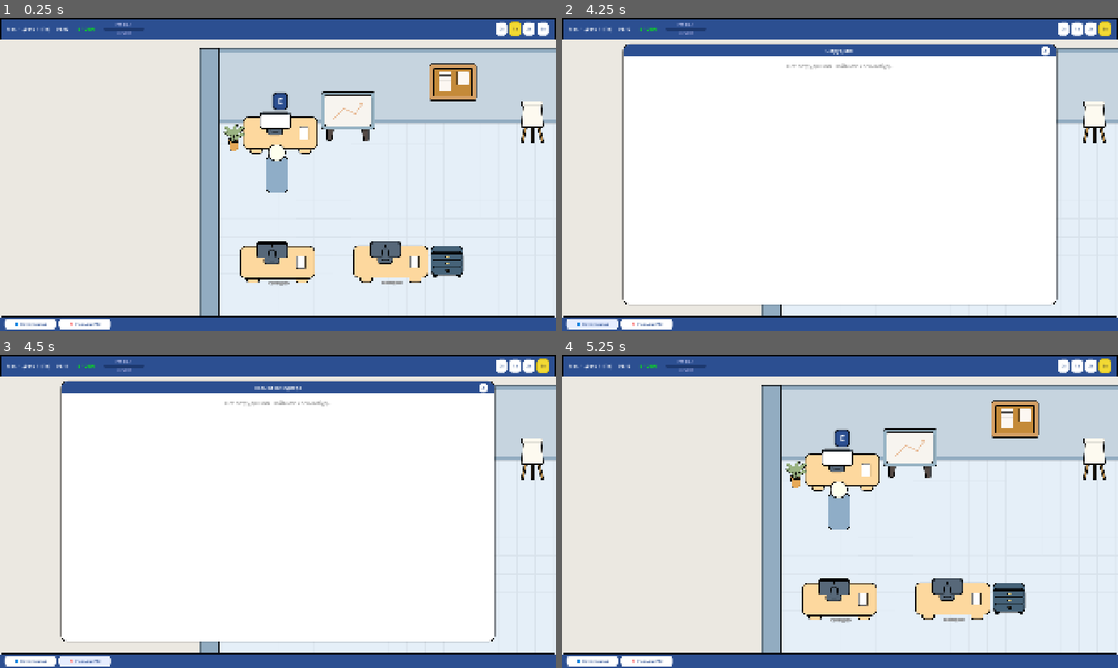
Above: before the commit, frames 1-4 (two rows, left to right).
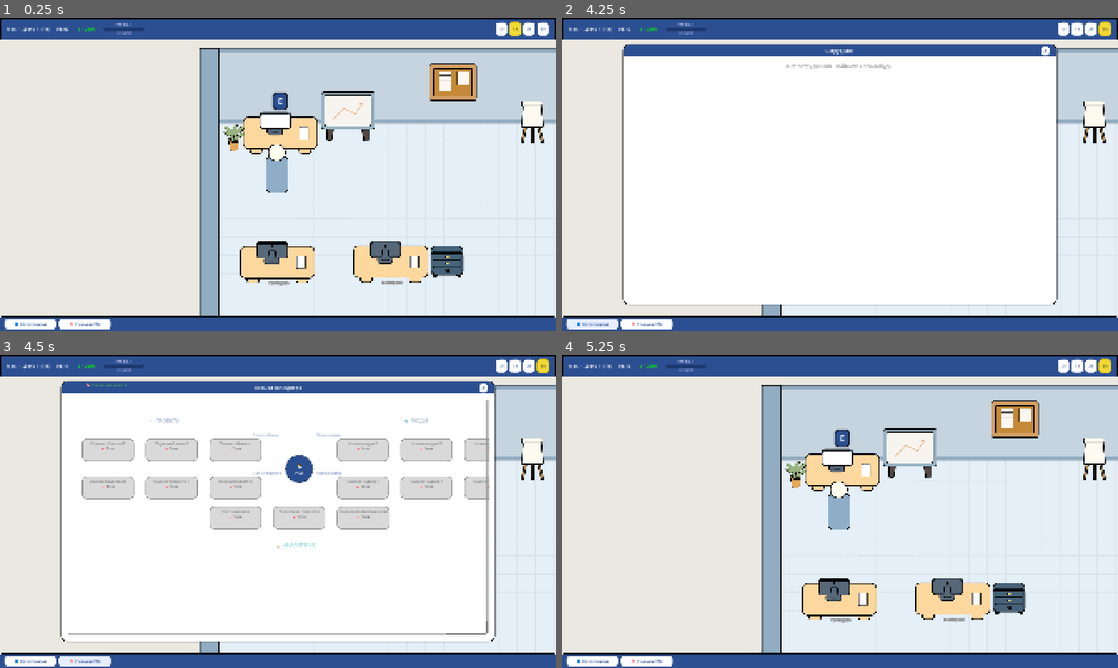
Above: after the commit, the same moments.

Repository: Esca69/project-manager-sim
Game: Godot game, scene res://Scenes/office.tscn
Same seed, same stepped clock (60 frames per second), same inputs: the game is played once before the commit and once after it. This scene is started directly instead of the project's main scene. Sound files missing from this copy of the repository are replaced by a short silence.
Inputs:
- Up to frame 1 (0.25 s): no input
- Up to frame 2 (4.25 s): click "0х" at 0.5 s; click "1х" at 1.25 s; click "2х" at 2 s; click "5х" at 2.75 s; click "👥 Сотрудники" at 3.5 s
- Up to frame 3 (4.5 s): click "🧠 Навыки PM" at 4.25 s
- Up to frame 4 (5.25 s): click "X" at 5 s

Frames 1-2 are identical in both runs. In frame 3, 11% of the frame differs, in the area x 11-88%, y 9-90%; in frame 4, nothing differs.
Error before the commit: Parse Error: Class "ProjectData" hides a global script class. (res://Scripts/pm_data.gd:2)

Commit message:
Add PM XP/skill tree and make UI init robust
Major refactor: replace pm_data Resource with a Node that implements PM progression and skills (XP, thresholds, skill points, SKILL_TREE constant, unlock logic, signals xp_changed and skill_unlocked). Adds level/progress helpers, blurred-value helpers for UI (work/budget/skill visibility), and convenience getters for skill effects.

Update pm_skill_tree to initialize safely: deferred init until PMData is ready, safer signal connections, null checks, _initialized guard, improved rebuild/open flow, tooltip/button safety, and various minor UI/layout cleanups. Also a tiny project.godot ordering tweak.

Diff:
--- a/Scripts/pm_data.gd
+++ b/Scripts/pm_data.gd
@@ -1,33 +1,299 @@
-extends Resource
-class_name ProjectData
-
-@export var title: String = "Проект"
-
-# --- КАТЕГОРИЯ ---
-@export var category: String = "simple"
-
-# --- ВРЕМЯ ---
-@export var created_at_day: int = 1
-@export var deadline_day: int = 0
-@export var soft_deadline_day: int = 0
-@export var start_global_time: float = 0.0
-var elapsed_days: float = 0.0
-
-# --- СТРУКТУРА ЭТАПОВ ---
-@export var stages: Array = []
-
-# --- ФИНАНСЫ ---
-@export var budget: int = 5000
-
-@export var soft_deadline_penalty_percent: int = 10
-
-enum State { DRAFTING, IN_PROGRESS, FINISHED, FAILED }
-var state = State.DRAFTING
-
-func get_final_payout(finish_day: int) -> int:
-	if finish_day >= deadline_day:
-		return 0
-	if finish_day >= soft_deadline_day:
-		var penalty = int(budget * soft_deadline_penalty_percent / 100.0)
-		return budget - penalty
-	return budget
+extends Node
+
+# === ОПЫТ ===
+var xp: int = 0
+var skill_points: int = 0
+
+signal xp_changed(new_xp: int, new_skill_points: int)
+signal skill_unlocked(skill_id: String)
+
+# === ПОРОГИ XP ДЛЯ ПОЛУЧЕНИЯ ОЧКОВ ===
+const XP_THRESHOLDS = [
+	50, 120, 200, 300, 420, 560, 720, 900, 1100, 1320,
+	1560, 1820, 2100, 2400, 2720, 3060, 3420, 3800, 4200, 4620,
+]
+
+var _last_threshold_index: int = -1
+
+# === ОПРЕДЕЛЕНИЕ НАВЫКОВ ===
+const SKILL_TREE = {
+	# === ВЛЕВО: ПРОЕКТЫ ===
+	"estimate_work_1": {
+		"name": "Оценка объёма I",
+		"description": "Объём работ по проекту показан как вилка ±25% вместо ±40%",
+		"cost": 1,
+		"prerequisite": "",
+		"direction": "projects_left",
+		"branch": "estimate_work",
+		"branch_order": 0,
+	},
+	"estimate_work_2": {
+		"name": "Оценка объёма II",
+		"description": "Объём работ по проекту показан как вилка ±10%",
+		"cost": 1,
+		"prerequisite": "estimate_work_1",
+		"direction": "projects_left",
+		"branch": "estimate_work",
+		"branch_order": 1,
+	},
+	"estimate_work_3": {
+		"name": "Оценка объёма III",
+		"description": "Вы видите точный объём работ по каждому этапу",
+		"cost": 2,
+		"prerequisite": "estimate_work_2",
+		"direction": "projects_left",
+		"branch": "estimate_work",
+		"branch_order": 2,
+	},
+	"estimate_budget_1": {
+		"name": "Оценка бюджета I",
+		"description": "Бюджет проекта показан как вилка ±20% вместо ±35%",
+		"cost": 1,
+		"prerequisite": "",
+		"direction": "projects_left",
+		"branch": "estimate_budget",
+		"branch_order": 0,
+	},
+	"estimate_budget_2": {
+		"name": "Оценка бюджета II",
+		"description": "Бюджет проекта показан как вилка ±8%",
+		"cost": 1,
+		"prerequisite": "estimate_budget_1",
+		"direction": "projects_left",
+		"branch": "estimate_budget",
+		"branch_order": 1,
+	},
+	"estimate_budget_3": {
+		"name": "Оценка бюджета III",
+		"description": "Вы видите точный бюджет проекта",
+		"cost": 2,
+		"prerequisite": "estimate_budget_2",
+		"direction": "projects_left",
+		"branch": "estimate_budget",
+		"branch_order": 2,
+	},
+	# === ВПРАВО: ЛЮДИ ===
+	"read_traits_1": {
+		"name": "Чтение людей I",
+		"description": "При найме вы видите 1 трейт кандидата",
+		"cost": 1,
+		"prerequisite": "",
+		"direction": "people_right",
+		"branch": "read_traits",
+		"branch_order": 0,
+	},
+	"read_traits_2": {
+		"name": "Чтение людей II",
+		"description": "При найме вы видите 2 трейта кандидата",
+		"cost": 1,
+		"prerequisite": "read_traits_1",
+		"direction": "people_right",
+		"branch": "read_traits",
+		"branch_order": 1,
+	},
+	"read_traits_3": {
+		"name": "Чтение людей III",
+		"description": "Вы видите все трейты кандидата при найме",
+		"cost": 2,
+		"prerequisite": "read_traits_2",
+		"direction": "people_right",
+		"branch": "read_traits",
+		"branch_order": 2,
+	},
+	"read_skills_1": {
+		"name": "Оценка кадров I",
+		"description": "Навыки кандидата показаны как «Низкий / Средний / Высокий»\nвместо полного скрытия",
+		"cost": 1,
+		"prerequisite": "",
+		"direction": "people_right",
+		"branch": "read_skills",
+		"branch_order": 0,
+	},
+	"read_skills_2": {
+		"name": "Оценка кадров II",
+		"description": "Навыки кандидата показаны как диапазон (100–150)",
+		"cost": 1,
+		"prerequisite": "read_skills_1",
+		"direction": "people_right",
+		"branch": "read_skills",
+		"branch_order": 1,
+	},
+	"read_skills_3": {
+		"name": "Оценка кадров III",
+		"description": "Вы видите точные значения навыков кандидата",
+		"cost": 2,
+		"prerequisite": "read_skills_2",
+		"direction": "people_right",
+		"branch": "read_skills",
+		"branch_order": 2,
+	},
+	# === ВНИЗ: АНАЛИТИКА ===
+	"report_expenses": {
+		"name": "Учёт расходов",
+		"description": "В дневном отчёте видна детализация затрат:\nкому выплачена зарплата и сколько",
+		"cost": 1,
+		"prerequisite": "",
+		"direction": "analytics_down",
+		"branch": "report_expenses",
+		"branch_order": 0,
+	},
+	"report_projects": {
+		"name": "Аналитика проектов",
+		"description": "В дневном отчёте видны этапы проектов,\nпроцент прогресса и дни до дедлайнов",
+		"cost": 1,
+		"prerequisite": "",
+		"direction": "analytics_down",
+		"branch": "report_projects",
+		"branch_order": 0,
+	},
+	"report_productivity": {
+		"name": "Оценка продуктивности",
+		"description": "В дневном отчёте видно кто из сотрудников\nсколько часов работал и сколько очков принёс",
+		"cost": 1,
+		"prerequisite": "",
+		"direction": "analytics_down",
+		"branch": "report_productivity",
+		"branch_order": 0,
+	},
+}
+
+# === ИЗУЧЕННЫЕ НАВЫКИ ===
+var unlocked_skills: Array[String] = []
+
+func _ready():
+	pass
+
+# === XP ===
+func add_xp(amount: int):
+	xp += amount
+	while true:
+		var next_index = _last_threshold_index + 1
+		if next_index >= XP_THRESHOLDS.size():
+			break
+		if xp >= XP_THRESHOLDS[next_index]:
+			_last_threshold_index = next_index
+			skill_points += 1
+			print("🎯 PM получил очко навыка! (всего: ", skill_points, ")")
+		else:
+			break
+	emit_signal("xp_changed", xp, skill_points)
+
+# === УРОВЕНЬ ===
+func get_level() -> int:
+	return _last_threshold_index + 2
+
+func get_level_progress() -> Array:
+	var level_index = _last_threshold_index
+	var prev_threshold = 0
+	if level_index >= 0:
+		prev_threshold = XP_THRESHOLDS[level_index]
+	var next_index = level_index + 1
+	if next_index >= XP_THRESHOLDS.size():
+		return [1, 1]
+	var next_threshold = XP_THRESHOLDS[next_index]
+	var current_in_level = xp - prev_threshold
+	var needed_for_level = next_threshold - prev_threshold
+	return [current_in_level, needed_for_level]
+
+# === НАВЫКИ ===
+func can_unlock(skill_id: String) -> bool:
+	if skill_id not in SKILL_TREE:
+		return false
+	if skill_id in unlocked_skills:
+		return false
+	var skill = SKILL_TREE[skill_id]
+	if skill_points < skill["cost"]:
+		return false
+	var prereq = skill["prerequisite"]
+	if prereq != "" and prereq not in unlocked_skills:
+		return false
+	return true
+
+func unlock_skill(skill_id: String) -> bool:
+	if not can_unlock(skill_id):
+		return false
+	var skill = SKILL_TREE[skill_id]
+	skill_points -= skill["cost"]
+	unlocked_skills.append(skill_id)
+	print("🧠 PM изучил навык: ", skill["name"])
+	emit_signal("skill_unlocked", skill_id)
+	emit_signal("xp_changed", xp, skill_points)
+	return true
+
+func has_skill(skill_id: String) -> bool:
+	return skill_id in unlocked_skills
+
+# === ПОМОЩНИКИ ДЛЯ UI ===
+func get_work_estimate_level() -> int:
+	if has_skill("estimate_work_3"): return 3
+	if has_skill("estimate_work_2"): return 2
+	if has_skill("estimate_work_1"): return 1
+	return 0
+
+func get_budget_estimate_level() -> int:
+	if has_skill("estimate_budget_3"): return 3
+	if has_skill("estimate_budget_2"): return 2
+	if has_skill("estimate_budget_1"): return 1
+	return 0
+
+func get_visible_traits_count() -> int:
+	if has_skill("read_traits_3"): return 999
+	if has_skill("read_traits_2"): return 2
+	if has_skill("read_traits_1"): return 1
+	return 0
+
+func get_skill_read_level() -> int:
+	if has_skill("read_skills_3"): return 3
+	if has_skill("read_skills_2"): return 2
+	if has_skill("read_skills_1"): return 1
+	return 0
+
+# === АНАЛИТИКА (для дневного отчёта) ===
+func can_see_expense_details() -> bool:
+	return has_skill("report_expenses")
+
+func can_see_project_analytics() -> bool:
+	return has_skill("report_projects")
+
+func can_see_productivity() -> bool:
+	return has_skill("report_productivity")
+
+# === РАЗМЫТИЕ ===
+func blur_value(real_value: int, spread_percent: float) -> String:
+	if spread_percent <= 0:
+		return str(real_value)
+	var spread = int(real_value * spread_percent)
+	var low = max(1, real_value - spread)
+	var high = real_value + spread
+	return "%d – %d" % [low, high]
+
+func get_blurred_work(real_value: int) -> String:
+	match get_work_estimate_level():
+		0: return blur_value(real_value, 0.40)
+		1: return blur_value(real_value, 0.25)
+		2: return blur_value(real_value, 0.10)
+		3: return str(real_value)
+	return blur_value(real_value, 0.40)
+
+func get_blurred_budget(real_value: int) -> String:
+	match get_budget_estimate_level():
+		0: return blur_value(real_value, 0.35)
+		1: return blur_value(real_value, 0.20)
+		2: return blur_value(real_value, 0.08)
+		3: return "$" + str(real_value)
+	return blur_value(real_value, 0.35)
+
+func get_blurred_skill(real_value: int) -> String:
+	match get_skill_read_level():
+		0: return "???"
+		1:
+			if real_value < 80: return "Низкий"
+			elif real_value < 140: return "Средний"
+			else: return "Высокий"
+		2:
+			var spread = int(real_value * 0.20)
+			var low = max(1, real_value - spread)
+			var high = real_value + spread
+			return "%d – %d" % [low, high]
+		3: return str(real_value)
+	return "???"
--- a/Scripts/pm_skill_tree.gd
+++ b/Scripts/pm_skill_tree.gd
@@ -24,6 +24,7 @@
 var _sp_label: Label
 var _tooltip_panel: PanelContainer = null
 var _skill_nodes: Dictionary = {}
+var _initialized: bool = false
 
 func _ready():
 	process_mode = Node.PROCESS_MODE_ALWAYS
@@ -32,12 +33,28 @@
 	if close_btn:
 		close_btn.pressed.connect(func(): visible = false)
 
-	PMData.xp_changed.connect(_update_header)
-	PMData.skill_unlocked.connect(func(_id): _rebuild_tree())
+	# PMData может быть ещё не готов — откладываем инициализацию
+	call_deferred("_deferred_init")
+
+func _deferred_init():
+	if PMData == null:
+		get_tree().create_timer(0.1).timeout.connect(_deferred_init)
+		return
+
+	if not PMData.xp_changed.is_connected(_update_header):
+		PMData.xp_changed.connect(_update_header)
+	if not PMData.skill_unlocked.is_connected(_on_skill_unlocked_rebuild):
+		PMData.skill_unlocked.connect(_on_skill_unlocked_rebuild)
 
 	_build_ui()
+	_initialized = true
+
+func _on_skill_unlocked_rebuild(_id):
+	_rebuild_tree()
 
 func open():
+	if not _initialized:
+		return
 	_rebuild_tree()
 	visible = true
 
@@ -98,6 +115,8 @@
 	_update_header()
 
 func _update_header():
+	if PMData == null:
+		return
 	if _xp_label:
 		var next_threshold = _get_next_threshold()
 		if next_threshold > 0:
@@ -109,6 +128,8 @@
 		_sp_label.text = "🧠 Очков навыков: %d" % PMData.skill_points
 
 func _get_next_threshold() -> int:
+	if PMData == null:
+		return -1
 	var idx = PMData._last_threshold_index + 1
 	if idx < PMData.XP_THRESHOLDS.size():
 		return PMData.XP_THRESHOLDS[idx]
@@ -117,6 +138,8 @@
 # === ПОСТРОЕНИЕ ДЕРЕВА ===
 
 func _rebuild_tree():
+	if PMData == null:
+		return
 	if not _canvas:
 		return
 
@@ -179,7 +202,6 @@
 		_skill_nodes[skill_id] = node
 
 func _place_analytics_branch(center: Vector2):
-	# 3 навыка веером вниз от центра
 	var analytics_ids = ["report_expenses", "report_projects", "report_productivity"]
 	var fan_x_offsets = [-NODE_SPACING_X, 0, NODE_SPACING_X]
 	var y_pos = center.y + NODE_SPACING_Y * 1.3
@@ -370,7 +392,6 @@
 	var length = from.distance_to(to)
 
 	if dashed:
-		# Пунктирная линия для заблокированных
 		var dash_len = 12.0
 		var gap_len = 8.0
 		var current = 0.0
@@ -387,7 +408,6 @@
 			_canvas.add_child(seg)
 			current += dash_len + gap_len
 	else:
-		# Сплошная линия
 		var line = Line2D.new()
 		line.add_point(from)
 		line.add_point(to)
@@ -398,7 +418,7 @@
 
 	# Стрелка на конце
 	var arrow_size = 10.0
-	var arrow_tip = to - direction * 20  # Немного не доходя до ноды
+	var arrow_tip = to - direction * 20
 	var perp = Vector2(-direction.y, direction.x)
 
 	var p1 = arrow_tip
@@ -415,11 +435,16 @@
 
 # === КНОПКИ ===
 func _on_skill_pressed(skill_id: String):
+	if PMData == null:
+		return
 	PMData.unlock_skill(skill_id)
 
 # === ТУЛТИП ===
 func _show_tooltip(skill_id: String, anchor: Control):
 	_hide_tooltip()
+
+	if PMData == null:
+		return
 
 	var skill = PMData.SKILL_TREE[skill_id]
 
--- a/project.godot
+++ b/project.godot
@@ -20,8 +20,8 @@
 GameTime="*res://Scripts/game_time.gd"
 GameState="*res://Scripts/game_state.gd"
 ProjectManager="*res://Scripts/project_manager.gd"
+PMData="*res://Scripts/pm_data.gd"
 AudioManager="*res://Scripts/audio_manager.gd"
-PMData="*res://Scripts/pm_data.gd"
 
 [display]
 
